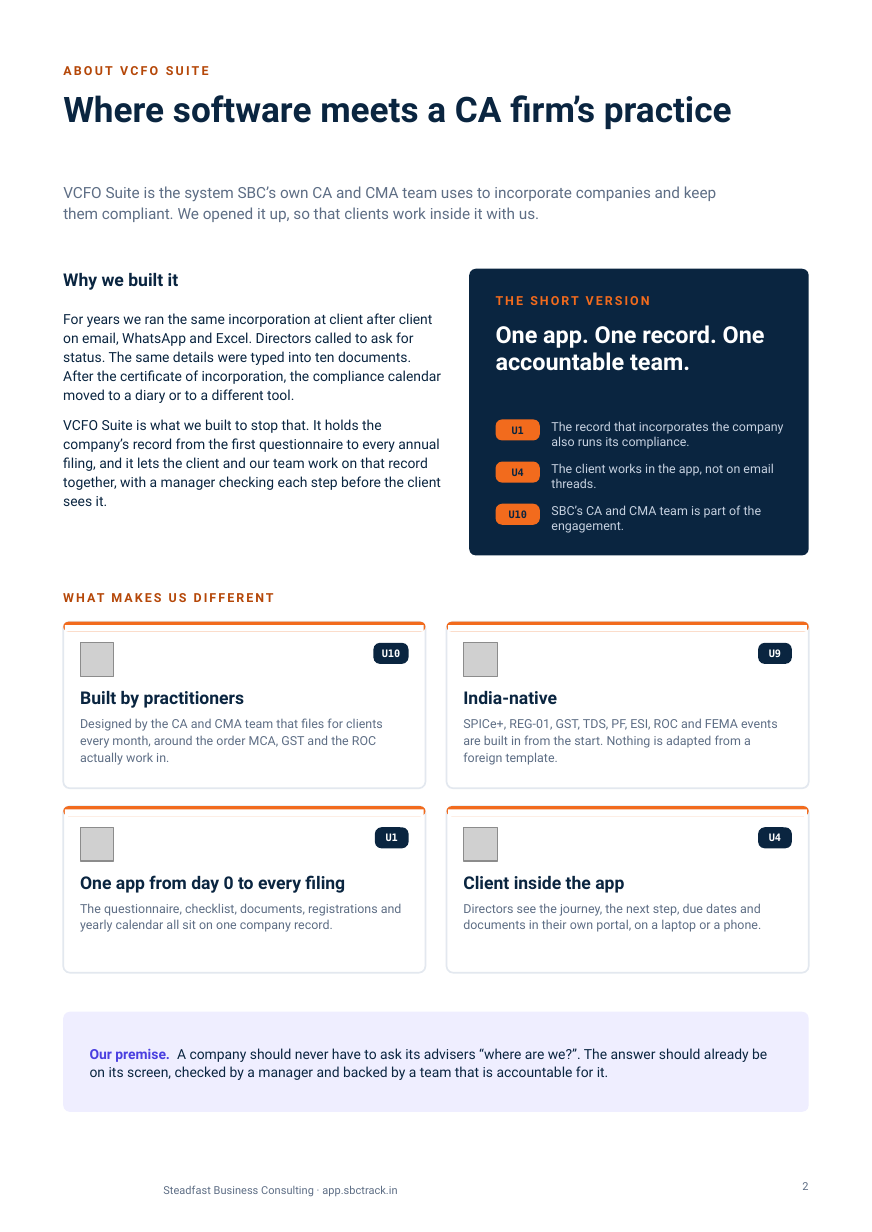
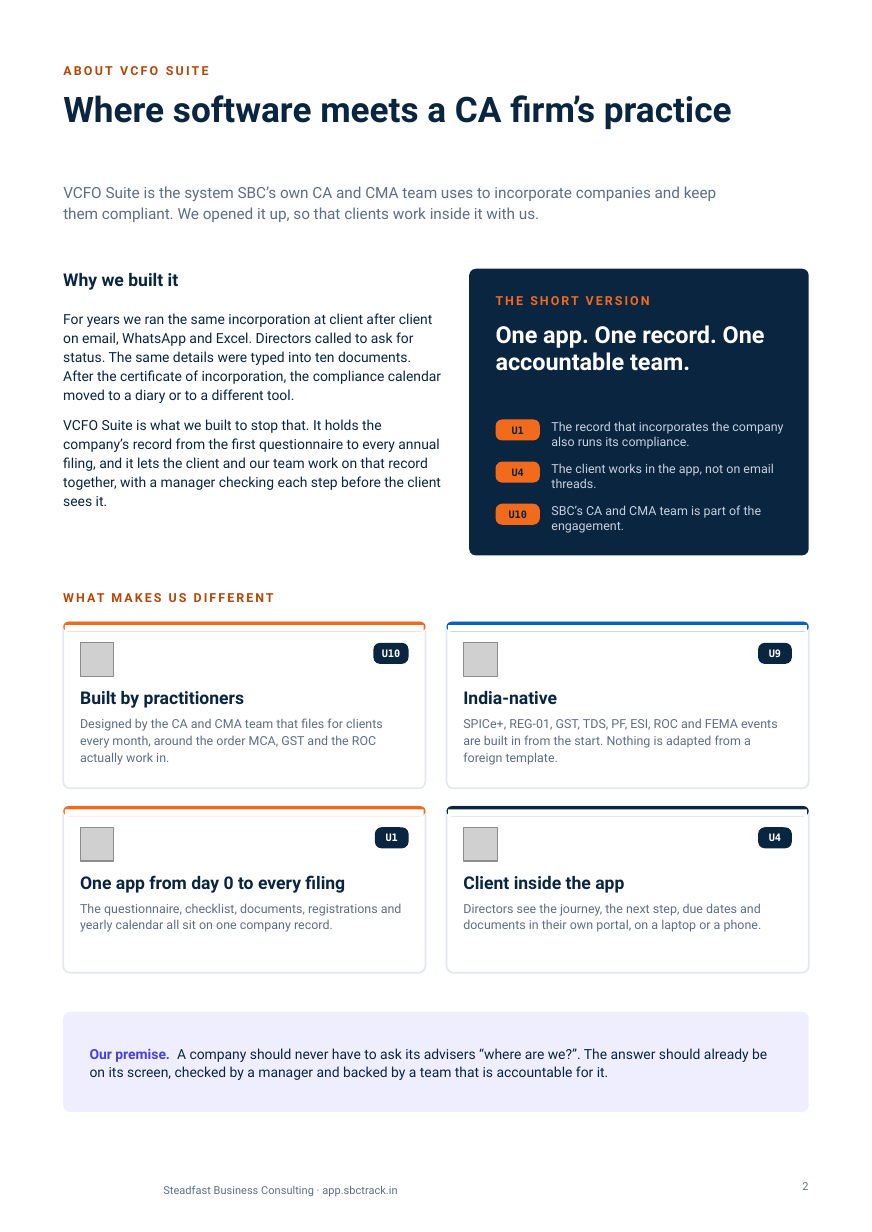
Before and after one commit to abdulfarhath7/vcfo_suite, a slide deck: slide 2 of docs/collateral/vcfo-suite/VCFO_Suite_Brochure.pptx. Drawn at 872x1232 pixels with LibreOffice and Linux fonts; fonts in the diff are those of the drawing; grey boxes stand for pictures; background and template pictures are left out. Boxes give left, top, right and bottom in pixels: in the first picture for what was removed or moved away, otherwise in the second. Text is boxed around its words. In the diff, an @@ line names an element or a change of style, - is before the commit and + after.

```diff
--- a/docs/collateral/vcfo-suite/VCFO_Suite_Brochure.pptx
+++ b/docs/collateral/vcfo-suite/VCFO_Suite_Brochure.pptx
@@ rounded rectangle at (447,622,810,632): fill #F26B1D to #0A5FC2 @@
@@ rounded rectangle at (447,807,810,816): fill #F26B1D to #0A2540 @@
```
Also in this commit, not shown: 3 other slides changed, 11 other files.
